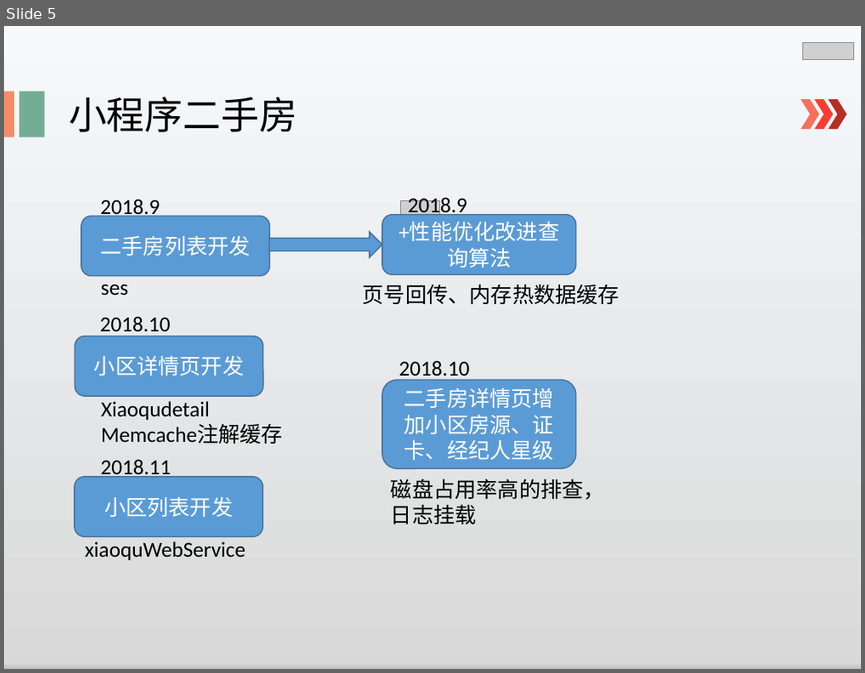
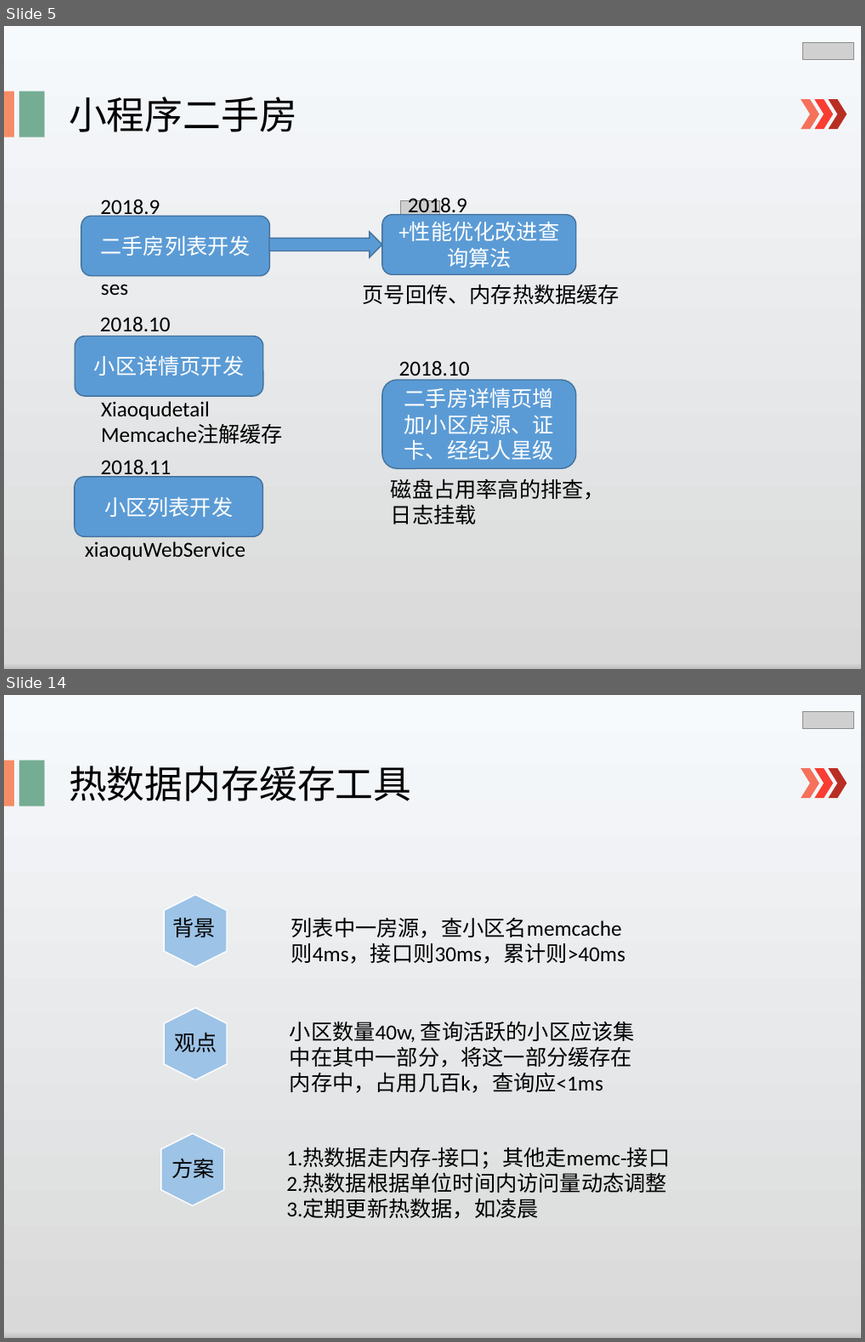
Before and after one commit to lspgithublxh/document, a slide deck: 业务文档跟踪/述职/shuzhi.pptx. Shown one above the other, each under a label of ours: slide 5 before the commit, slides 5 and 14 after it; the slides between them are not shown. The pictures are 865x673 and 865x1342 pixels, drawn with LibreOffice and Linux fonts; fonts in the diff are those of the drawing; grey boxes stand for pictures. Boxes give left, top, right and bottom in pixels: in the first picture for what was removed or moved away, otherwise in the second. Text is boxed around its words. In the diff, an @@ line names an element or a change of style, - is before the commit and + after.

```diff
--- a/业务文档跟踪/述职/shuzhi.pptx
+++ b/业务文档跟踪/述职/shuzhi.pptx
@@ slide 14 added at (4,695,861,1338), background gradient #F7FAFD to #D9D9D9 to #BFBFBF to #F2F2F2 to #CEE1F2 @@
@@ picture added at (802,711,854,728) @@
@@ rectangle added at (4,760,14,806), fill #F58C65 @@
@@ rectangle added at (19,760,45,806), fill #74AD93 @@
@@ text added at (69,766,411,801), 32 pt, text #000000 @@
+热数据内存缓存工具
@@ chevron added at (800,768,820,798), fill #F5715B @@
@@ chevron added at (815,768,834,798), fill #F93D32 @@
@@ chevron added at (828,768,847,798), fill #B82E24 @@
@@ hexagon added at (164,894,227,966), fill #9DC3E6, outline #FFFFFF 1 pt @@
@@ text added at (172,917,215,937), 18 pt, text #000000 @@
+背景
@@ text added at (291,917,625,964), 18 pt, text #000000 @@
+列表中一房源，查小区名memcache则4ms，接口则30ms，累计则>40ms
@@ hexagon added at (164,1007,227,1079), fill #9DC3E6, outline #FFFFFF 1 pt @@
@@ text added at (290,1021,635,1093), 18 pt, text #000000 @@
+小区数量40w, 查询活跃的小区应该集中在其中一部分，将这一部分缓存在内存中，占用几百k，查询应<1ms
@@ text added at (174,1032,216,1052), 18 pt, text #000000 @@
+观点
@@ hexagon added at (161,1134,224,1205), fill #9DC3E6, outline #FFFFFF 1 pt @@
@@ text added at (286,1147,670,1219), 18 pt, text #000000 @@
+1.热数据走内存-接口；其他走memc-接口
+2.热数据根据单位时间内访问量动态调整
+3.定期更新热数据，如凌晨
@@ text added at (171,1158,214,1178), 18 pt, text #000000 @@
+方案
```
Also in this commit, not shown: 3 slides changed, 8 other slides added, 1 slide removed.
